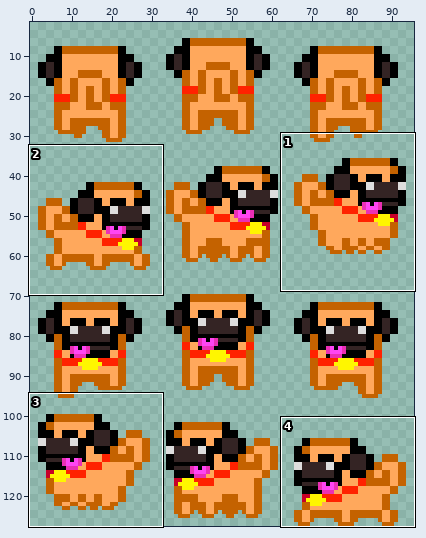
File history of a sprite sheet, sprite/animal/pug/PNG/32x32/pug-001.png. Above, an overview of the earlier version with the close-up marked.
Close-up. Before the edit:
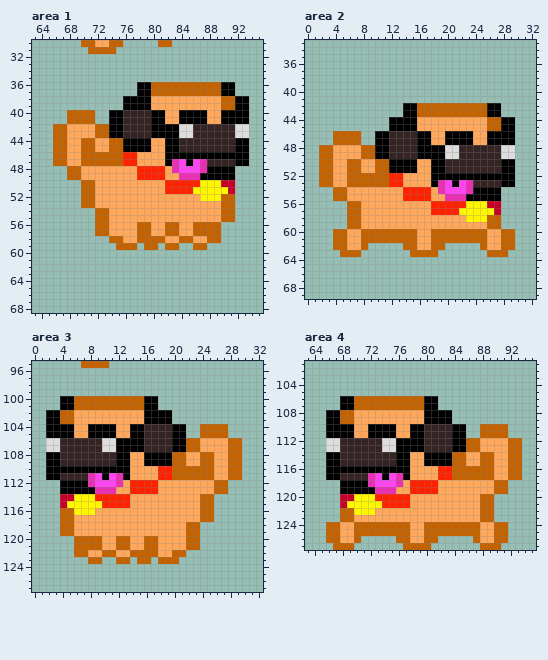
The file is 96x128 pixels. Shown: area 1: x 63..95, y 30..68; area 2: x 0..32, y 33..69; area 3: x 0..32, y 95..127; area 4: x 63..95, y 101..127. The wide view leaves out empty margins.
New version:
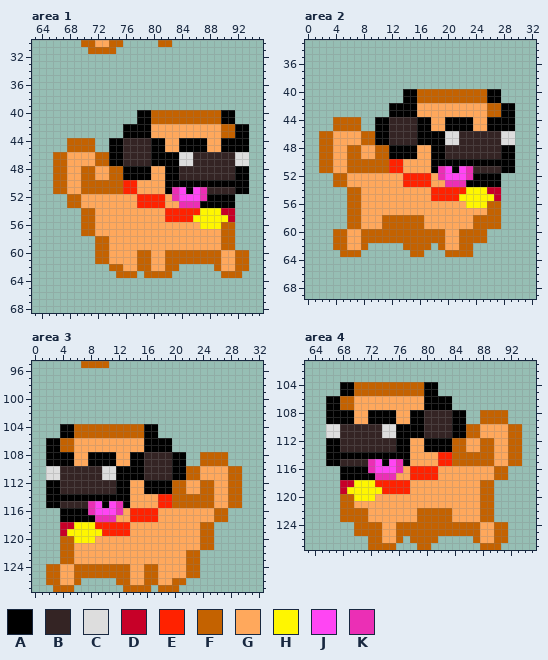
Palette (. is transparent): A #000000  B #342424  C #dddddd  D #c70028  E #ff2200  F #c46200  G #ffa85c  H #fff600  J #ff45f3  K #eb2fb5
Commit message: Rework legs on pug-001 sprite
Edits made:
Area 1:
y 36..37: x 78..91 AAFFFFFFFFFFAA -> ..............
y 38..39: x 76..93 AAAAGGGGGGGGGGFFAA -> ..................
y 40..41: x 68..71 FFFF -> ....; x 74..89 AABBBBAAGGAAAAGG -> ....AAFFFFFFFFFF; x 92..93 AA -> ..
y 42..43: x 66..93 FFGGGGFFAABBBBAAAACCBBBBBBCC -> ..........AAAAGGGGGGGGGGFFAA
y 44..45: x 66..69 FFGG -> ..FF; x 72..91 GGFFAAAAGGAABBBBBBBB -> ..AABBBBAAGGAAAAGGAA
y 46: x 70..71 FF -> GG; x 74..81 FFEEGGGG -> AABBBBAA; x 84..93 AAAAAAAAAA -> CCBBBBBBCC
y 47: x 70..71 FF -> GG; x 74..81 FFEEGGGG -> AABBBBAA; x 83..87 KJAJK -> ACCBB; x 92..93 AA -> CC
y 48: x 66..71 ..FFGG -> FFGGFF; x 74..93 GGGGEEEEGKJJJKAAAA.. -> FFAAAAGGAABBBBBBBBAA
y 49: x 66..71 ..FFGG -> FFGGFF; x 74..93 GGGGEEEEGGKKKAAAAA.. -> FFAAAAGGAABBBBBBBBAA
y 50: x 66..69 .... -> FFGG; x 72..77 GGGGGG -> FFFFEE; x 82..93 EEEEEHHHDD.. -> AAAAAAAAAAAA
y 51: x 66..69 .... -> FFGG; x 72..77 GGGGGG -> FFFFEE; x 82..93 EEEEHHHHHD.. -> AKJAJKBBBBAA
y 52: x 68..71 ..FF -> FFGG; x 78..81 GGGG -> EEEE; x 83..91 GGGGHHHFF -> KJJJKAAAA
y 53: x 68..71 ..FF -> FFGG; x 78..81 GGGG -> EEEE; x 84..91 GGGGGGFF -> KKKAAAAA
y 54: x 70..73 ..FF -> FFGG; x 82..91 GGGGGGGGFF -> EEEEEHHHDD
y 55: x 70..73 ..FF -> FFGG; x 82..91 GGGGGGGGFF -> EEEEHHHHHD
y 56: x 70..73 ..FF -> FFGG; x 78..79 FF -> GG; x 82..83 FF -> GG; x 86..91 FFFF.. -> GHHHFF
y 57: x 70..73 ..FF -> FFGG; x 78..79 FF -> GG; x 82..83 FF -> GG; x 86..91 FFFF.. -> GGGGFF
y 58: x 72..75 ..FF -> FFGG; x 78..81 FFFF -> GGGG; x 84..85 FF -> GG; x 88..91 FF.. -> GGFF
y 59: x 72..91 ...FFF.FF.FF..FF.... -> FFGGGGGGGGGGGGGGGGFF
y 60..61: x 72..93 ...................... -> FFGGGGFFGGFFFFFFFFGGFF
y 62: x 74..83 .......... -> FFGGFFGGFF; x 89..93 ..... -> FGGFF
y 63: x 75..77 ... -> FFF; x 79..82 .... -> FFFF; x 90..92 ... -> FFF
Area 2:
y 40..41: x 14..27 .............. -> AAFFFFFFFFFFAA
y 42..43: x 12..13 .. -> AA; x 16..29 FFFFFFFFFFAA.. -> GGGGGGGGGGFFAA
y 44..45: x 4..7 .... -> FFFF; x 10..17 ..AAAAGG -> AABBBBAA; x 20..23 GGGG -> AAAA; x 26..27 FF -> AA
y 46..47: x 2..9 ..FFFF.. -> FFGGGGFF; x 18..29 GGAAAAGGAAAA -> AACCBBBBBBCC
y 48..49: x 6..17 GGFFAABBBBAA -> FFGGFFAAAAGG; x 20..21 CC -> BB; x 28..29 CC -> AA
y 50: x 8..9 GG -> FF; x 12..15 AAAA -> EEGG; x 20..27 BBBBBBBB -> AAAAAAAA
y 51: x 8..9 GG -> FF; x 12..15 AAAA -> EEGG; x 19..23 ABBBB -> KJAJK
y 52: x 2..23 FFGGFFFFFFEEGGGGAAAAAA -> ..FFGGGGGGGGEEEEGKJJJK; x 28..29 AA -> ..
y 53: x 2..29 FFGGFFFFFFEEGGGGAKJAJKBBBBAA -> ..FFGGGGGGGGEEEEGGKKKAAAAA..
y 54: x 4..7 FFGG -> ..FF; x 14..27 EEEEGKJJJKAAAA -> GGGGEEEEEHHHDD
y 55: x 4..7 FFGG -> ..FF; x 14..27 EEEEGGKKKAAAAA -> GGGGEEEEHHHHHD
y 56: x 18..22 EEEEE -> GGGGG; x 26..27 DD -> FF
y 57: x 18..27 EEEEHHHHHD -> GGGGGGGGFF
y 58: x 11..16 GGGGGG -> FFFFFF; x 23..25 HHH -> GFF
y 59: x 11..16 GGGGGG -> FFFFFF; x 24..25 GG -> FF
y 60..61: x 16..17 GG -> FF; x 20..21 FF -> GG; x 26..29 GGFF -> ....
y 62: x 16..18 GGF -> FF.; x 20..23 .... -> GGFF; x 25..29 FGGFF -> .....
y 63: x 17..18 FF -> ..; x 20..23 .... -> FFFF; x 26..28 FFF -> ...
Area 3:
y 100..101: x 4..17 AAFFFFFFFFFFAA -> ..............
y 102..103: x 2..19 AAFFGGGGGGGGGGAAAA -> ..................
y 104..105: x 2..3 AA -> ..; x 6..21 GGAAAAGGAABBBBAA -> FFFFFFFFFFAA....; x 24..27 FFFF -> ....
y 106..107: x 2..29 CCBBBBBBCCAAAABBBBAAFFGGGGFF -> AAFFGGGGGGGGGGAAAA..........
y 108..109: x 4..23 BBBBBBBBAAGGAAAAFFGG -> AAGGAAAAGGAABBBBAA..; x 26..29 GGFF -> FF..
y 110: x 2..11 AAAAAAAAAA -> CCBBBBBBCC; x 14..21 GGGGEEFF -> AABBBBAA; x 24..25 FF -> GG
y 111: x 2..3 AA -> CC; x 8..12 KJAJK -> BBCCA; x 14..21 GGGGEEFF -> AABBBBAA; x 24..25 FF -> GG
y 112: x 2..21 ..AAAAKJJJKGEEEEGGGG -> AABBBBBBBBAAGGAAAAFF; x 24..29 GGFF.. -> FFGGFF
y 113: x 2..21 ..AAAAAKKKGGEEEEGGGG -> AABBBBBBBBAAGGAAAAFF; x 24..29 GGFF.. -> FFGGFF
y 114: x 2..13 ..DDHHHEEEEE -> AAAAAAAAAAAA; x 18..23 GGGGGG -> EEFFFF; x 26..29 .... -> GGFF
y 115: x 2..13 ..DHHHHHEEEE -> AABBBBKJAJKA; x 18..23 GGGGGG -> EEFFFF; x 26..29 .... -> GGFF
y 116: x 4..12 FFHHHGGGG -> AAAAKJJJK; x 14..17 GGGG -> EEEE; x 24..27 FF.. -> GGFF
y 117: x 4..11 FFGGGGGG -> AAAAAKKK; x 14..17 GGGG -> EEEE; x 24..27 FF.. -> GGFF
y 118: x 4..13 FFGGGGGGGG -> DDHHHEEEEE; x 22..25 FF.. -> GGFF
y 119: x 4..13 FFGGGGGGGG -> DHHHHHEEEE; x 22..25 FF.. -> GGFF
y 120: x 4..9 ..FFFF -> FFHHHG; x 12..13 FF -> GG; x 16..17 FF -> GG; x 22..25 FF.. -> GGFF
y 121: x 4..9 ..FFFF -> FFGGGG; x 12..13 FF -> GG; x 16..17 FF -> GG; x 22..25 FF.. -> GGFF
y 122: x 4..7 ..FF -> FFGG; x 10..11 FF -> GG; x 14..17 FFFF -> GGGG; x 20..23 FF.. -> GGFF
y 123: x 4..23 ....FF..FF.FF.FFF... -> FFGGGGGGGGGGGGGGGGFF
y 124..125: x 2..23 ...................... -> FFGGFFFFFFFFGGFFGGGGFF
y 126: x 2..6 ..... -> FFGGF; x 12..21 .......... -> FFGGFFGGFF
y 127: x 3..5 ... -> FFF; x 13..16 .... -> FFFF; x 18..20 ... -> FFF
Area 4:
y 104..105: x 68..81 .............. -> AAFFFFFFFFFFAA
y 106..107: x 66..79 ..AAFFFFFFFFFF -> AAFFGGGGGGGGGG; x 82..83 .. -> AA
y 108..109: x 68..69 FF -> AA; x 72..75 GGGG -> AAAA; x 78..85 GGAAAA.. -> AABBBBAA; x 88..91 .... -> FFFF
y 110..111: x 66..77 AAAAGGAAAAGG -> CCBBBBBBCCAA; x 86..93 ..FFFF.. -> FFGGGGFF
y 112..113: x 66..67 CC -> AA; x 74..75 CC -> BB; x 78..89 AABBBBAAFFGG -> GGAAAAFFGGFF
y 114: x 68..75 BBBBBBBB -> AAAAAAAA; x 80..83 AAAA -> GGEE; x 86..87 GG -> FF
y 115: x 72..76 BBBBA -> KJAJK; x 80..83 AAAA -> GGEE; x 86..87 GG -> FF
y 116: x 66..67 AA -> ..; x 72..93 AAAAAAGGGGEEFFFFFFGGFF -> KJJJKGEEEEGGGGGGGGFF..
y 117: x 66..93 AABBBBKJAJKAGGGGEEFFFFFFGGFF -> ..AAAAAKKKGGEEEEGGGGGGGGFF..
y 118: x 68..81 AAAAKJJJKGEEEE -> DDHHHEEEEEGGGG; x 88..91 GGFF -> FF..
y 119: x 68..81 AAAAAKKKGGEEEE -> DHHHHHEEEEGGGG; x 88..91 GGFF -> FF..
y 120: x 68..69 DD -> FF; x 73..77 EEEEE -> GGGGG
y 121: x 68..77 DHHHHHEEEE -> FFGGGGGGGG
y 122: x 70..72 HHH -> FFG; x 79..83 GGGGG -> FFFFF
y 123: x 70..71 GG -> FF; x 79..83 GGGGG -> FFFFF
y 124..125: x 66..69 FFGG -> ....; x 74..75 FF -> GG; x 78..79 GG -> FF
y 126: x 66..70 FFGGF -> .....; x 72..75 .... -> FFGG; x 77..79 FGG -> .FF
y 127: x 67..69 FFF -> ...; x 72..75 .... -> FFFF; x 77..78 FF -> ..
